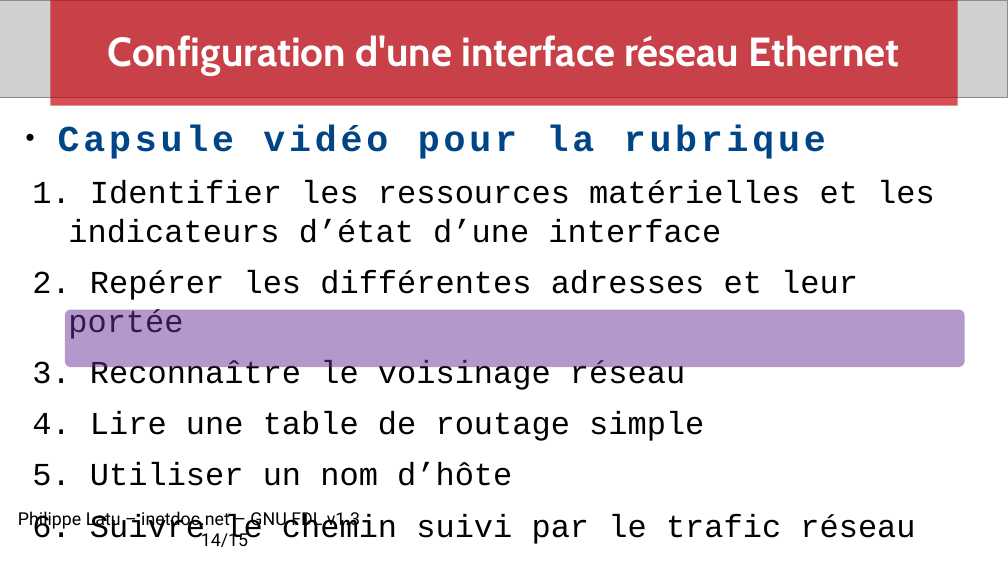
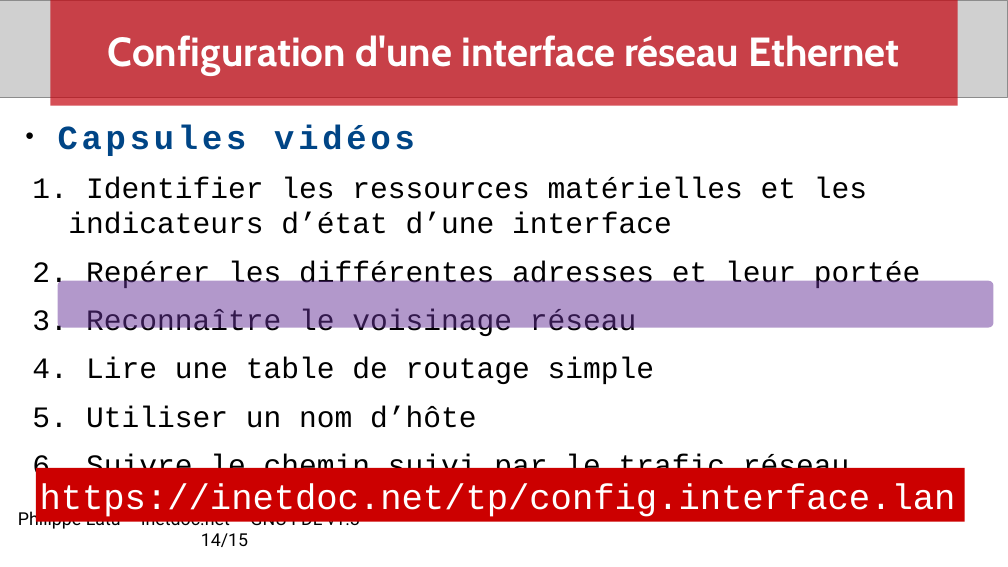
Before and after one commit to platu/inetdoc, a slide deck: slide 14 of travaux_pratiques/config.interface.lan/presentation/conf-intf-lan.odp. Drawn at 1008x567 pixels with LibreOffice and Linux fonts; fonts in the diff are those of the drawing; grey boxes stand for pictures. Boxes give left, top, right and bottom in pixels: in the first picture for what was removed or moved away, otherwise in the second. Text is boxed around its words. In the diff, an @@ line names an element or a change of style, - is before the commit and + after.

Commit message:
Version intermédiaire présentation capsules

```diff
--- a/travaux_pratiques/config.interface.lan/presentation/conf-intf-lan.odp
+++ b/travaux_pratiques/config.interface.lan/presentation/conf-intf-lan.odp
@@ text at bbox=[58, 124, 415, 156]: text changed; size 28.8 to 26.6 pt @@
-● Capsule vidéo pour la rubrique
+● Capsules vidéos
@@ text at bbox=[68, 177, 920, 468]: size 25.2 to 23.3 pt @@
@@ rounded rectangle: place and size @@
-rounded rectangle at bbox=[65, 310, 965, 368]
+rounded rectangle at bbox=[58, 281, 994, 327]
@@ rectangle added at bbox=[36, 468, 965, 522], fill #CC0000, 28 pt, text #FFFFFF @@
+https://inetdoc.net/tp/config.interface.lan
```
Also in this commit, not shown: 7 other slides changed.
